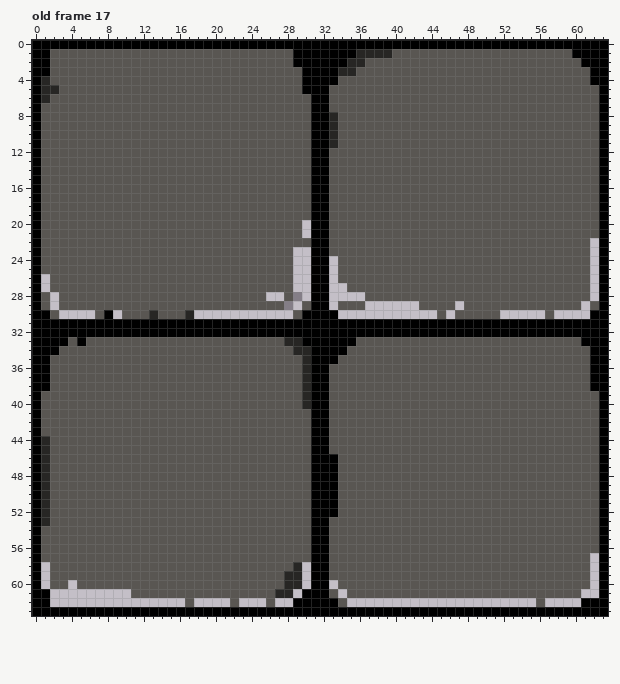
One commit to this pixel-art file: 2D Asset.aseprite. That is the earlier state.
64x64 pixels, 30 frames. Pixels under 10% opacity are left out. Colours within 5 levels of each other are drawn and written as one. Shown: old frame 17. The commit also changed other frames, which this record leaves out.
After the commit:
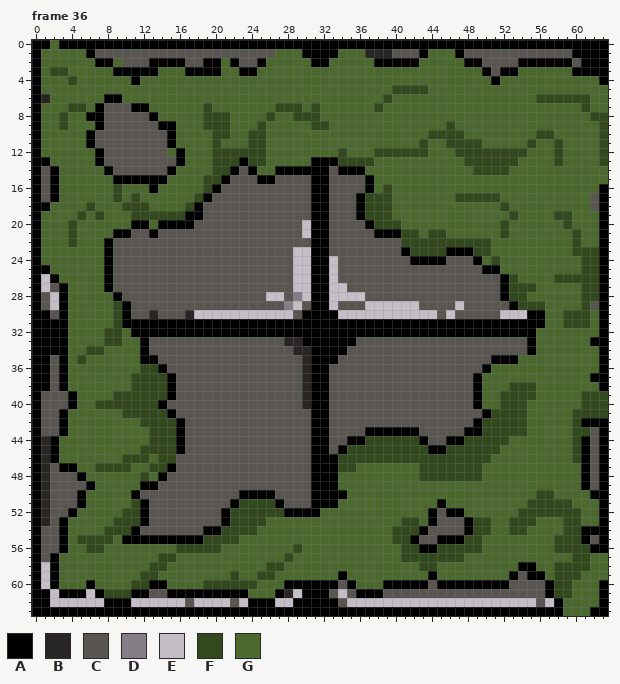
Palette (. is transparent): A #000000  B #272624  C #595652  D #847e87  E #c4bfc7  F #32491d  G #4b692f
A new or re-ordered frame is compared with the old frame closest to it.
Commit message: Repair stone ground mat
Edits made:
frames 30 -> 37
layer "GrassGround" added
Changed rows in their new state; - is an unchanged pixel.
Frame 36 is new; against old frame 17, layer "GrassGround":
first column x 1:
 0 -G-------------------------------------------------------------
 1 GGGGGA--------------------GGG----GGG------AGGGA----------------
 2 GGGGGGAAG---AAAA--AAGA--AGGGGG--GGGGGAAAAAGGGGGAA----AAAAAA----
 3 GFFGGGGGAAAAAGGGAAAAGGAAGGGGGGGGGGGGGGGGGGGGGGGGGA-AAGGGGGGAA--
 4 GGGFGGGGGGAGGGGGGGGGGGGGGGGGGGGGGGGGGGGGGGGGGGGGGGAGGGGGGGGGGG-
 5 GGGGGGGGGGGGGGGGGGGGGGGGGGGGGGGGGGGGGGGFFFFGGGGGGGGGGGGGGGGGGGG
 6 -GGGGGGAAGGGGGGGGGGGGGGGGGGGGGGGGGGGGGFGGGGGGGGGGGGGGGGFFFFFFGG
 7 GGGFFGA---AAGGGGGGFGGGGGGGFFFGFGGGGGGFGGGGGGGGGGGGGGGGGGGGGGFGG
 8 GGFGGAA-----AGGGGGFFFGGGGFGGFFFGGGGGGGGGGGGGGGGGGGGGGGGGGGGGGFF
 9 GGFGGGA------AAGGGFFFGGGFGGGGGFFGGGGGGGGGGGGGFGGGGGGGGGGGGGGGGF
10 GGGGGA--------AGGGGFFGGFFGGGGGGGGGGGGGGGGGGFFFFGGGGGGGGFFGGGGGF
11 GGGGGA--------AGGGGFGGGFFGGGGGGGGGGGGGGGGGFGGFFFFGGGGGFGGFGGGGF
12 GGGGGGA-------GAGGGFFFFFFGGGGGGGGFGGGFFFFFFGGGFFFFFFFFGGGFGGGGF
13 AGGGGGA--------AGGGFFFAFFGGGGG--AFFFFGGGGGGGGGGFFFFFFGGGGFGGGGF
14 -AGGGGGA------AGGGGFFA-AGGAAAA---AAAGGGGGGGGGGGGFFFFGGGGGGGGGGG
15 -AGGGGGGAAAAAAGGGGFFA---AA----------AGGGGGGGGGGGGGGGGGGGGGGGGGG
16 -AGGGGGGFGGGAGGGGGFA----------------AGFGGGGGGGGGGGGGGGGGGGGGGG-
17 -AGGGGGGFGFGGGGGGFA----------------AFFFGGGGGGGFFFFFGGGGGGGGGG--
18 AGGGGFGGGFFFGGGGFA-----------------AFFFGGGGGGGGGGGGFGGGGGGGGG--
19 GGGGFGFGGGFFFFFFAA-----------------AFFFGGGGGGGGGGGGGFGGGGFFGGG-
20 GGGFGGGGGGAAGAAAA-------------------AFFFGGGGGGGGGGGFGGGGGGFGGG-
21 GGGFGGGGAA--A------------------------AAAFFGFFGGGGGGFGGGGGGGFGG-
22 GGGFGGGA--------------------------------FFFFFFFFFFGGGGGGGGGFGG-
23 GGGGGGGA--------------------------------AFFFFAAAFFGGGGGGGGGFFF-
24 GGGGGGGA---------------------------------AAAA---AGFGGGGGGGGGFF-
25 AGGGGGGA-----------------------------------------AAGGGGGGGGGFF-
26 -AGGGGGA-------------------------------------------AFGGGGFFFFF-
27 --AGGGGA-------------------------------------------AFFFGGGGGFF-
28 --AGGGGGA------------------------------------------AFFGGGGGGFF-
29 --AGGGGGFA------------------------------------------AFFFGGGGF--
30 --AGGGGGFA--------------------------------------------AAGGFFFG-
31 ---GGGGGF-----------------------------------------------GGFFFG-
32 ---GGGGFFG---------------------------------------------GGGGGGG-
33 ---GGGGFFGGA------------------------------------------AGGGGGG--
34 --AGGFFGGGGA------------------------------------------AGGGGGGG-
35 --AGFGGGGGGAA-------------------------------------AAAGGGGGGGGG-
36 --AGGGGGGGGFFA-----------------------------------AGGGGGGGGGGGG-
37 --AGGGGGGGFFFFA---------------------------------AGGGGGGGGGGGG--
38 --AGGGGGGGFFFFA---------------------------------AGGGFFFGGGGGGG-
39 ---AGGGGFFFFFFA---------------------------------AGGFFFFGGGGGFFF
40 ---AGGFFFFFFFA----------------------------------AGGFFFGGGGGGFFF
41 --AGGGGGGFFFFFA----------------------------------AFFFFGGGGGFFFF
42 --AGGGGGGGGFFFFA--------------------------------AFFFFFGGGGGFAA-
43 --AGGGGGGGGGFFFA--------------------AAAAAA-----AAFFFFFGGGGGFF--
44 -AGGGGGGGGGGFFFA------------------AAFFFFFFA--AAFFFFFGGGGGGGFA--
45 -AGGGGGGGGGFFFFA-----------------AFFFFFFFFFAAFFFFFFGGGGGGGGFA--
46 -AGGGGGGGFFFGFF------------------FFFFFFFFFFFFFFFFFGGGGGGGGGFA--
47 --AAGGFFFFGGFFA------------------FFGGGGGGGFFFFFFFGGGGGGGGGGGA--
48 ----AGGGGGGFGA-------------------GGGGGGGGGFFFFFFFGGGGGGGGGGGA--
49 -----AGGGGGAA--------------------GGGGGGGGGGGGGGGGGGGGGGGGGGGA--
50 ----AGGGGGA-----------AAAA-------AGGGGGGGGGGGGGGGGGGGGGFFGGGGA-
51 ----AGGGGGFA---------AFFFFA------GGGGGGGGGGGAGGGGGGGGGFFFFFGGG-
52 ---AGGGGGFFA--------AFFFFFFAAA-GGGGGGGGGGGGA-AAGGGGGGFFFFFFFGG-
53 --AGGGGGFFFA--------AFFFFGGGGGGGGGGGGGGGFFGA---AFFGGFFFGGGFFGG-
54 --AGGGGFFFA-------AAFFFFGGGGGGGGGGGGGGGFFFA----AFFGGFFGGGGFFAA-
55 --AGFFFFGAAAAAAAAAFFFFGGGGGGGGGGGGGGGGGFFA--AAAFFGGGGGGGGFFFA--
56 --AGGFFGGGGGGGGFFFFFGGGGGGGGFGGGGGGGGGGGFFAAFFFFFGGGGGGGGFFFFA-
57 -AGGGGGGGGGGGFFGGGGGGGGGGGGFGGGGGGGGGGGGFFFFFFFGGGGGGGGGGGGFFGG
58 -AGGGGGGGGGGFFGGGGGGGGGGGFFGGGGGGGGGGGGGGGFFGGGGGGGGGAAGGFFFFGG
59 -AGGGGGGGGGFFGGGGGGGGFGGFFGGGGGGGAGGGGGGGGGAGGGGGGGGA-AAGFFFGGG
60 -AGGGAGGGGFFAAGGGGFFFFFFGGGAAA--A-AGGGAAAAA-AAAAAAAA----AFFGGG-
61 --AAA-AFFFAA--AAAAAAAAAGGGA--------AAA------------------AFFGGG-
62 -------AAA-------------AAA-------------------------------AGGGG-
63 ----------------------------------------------------------GGG--
